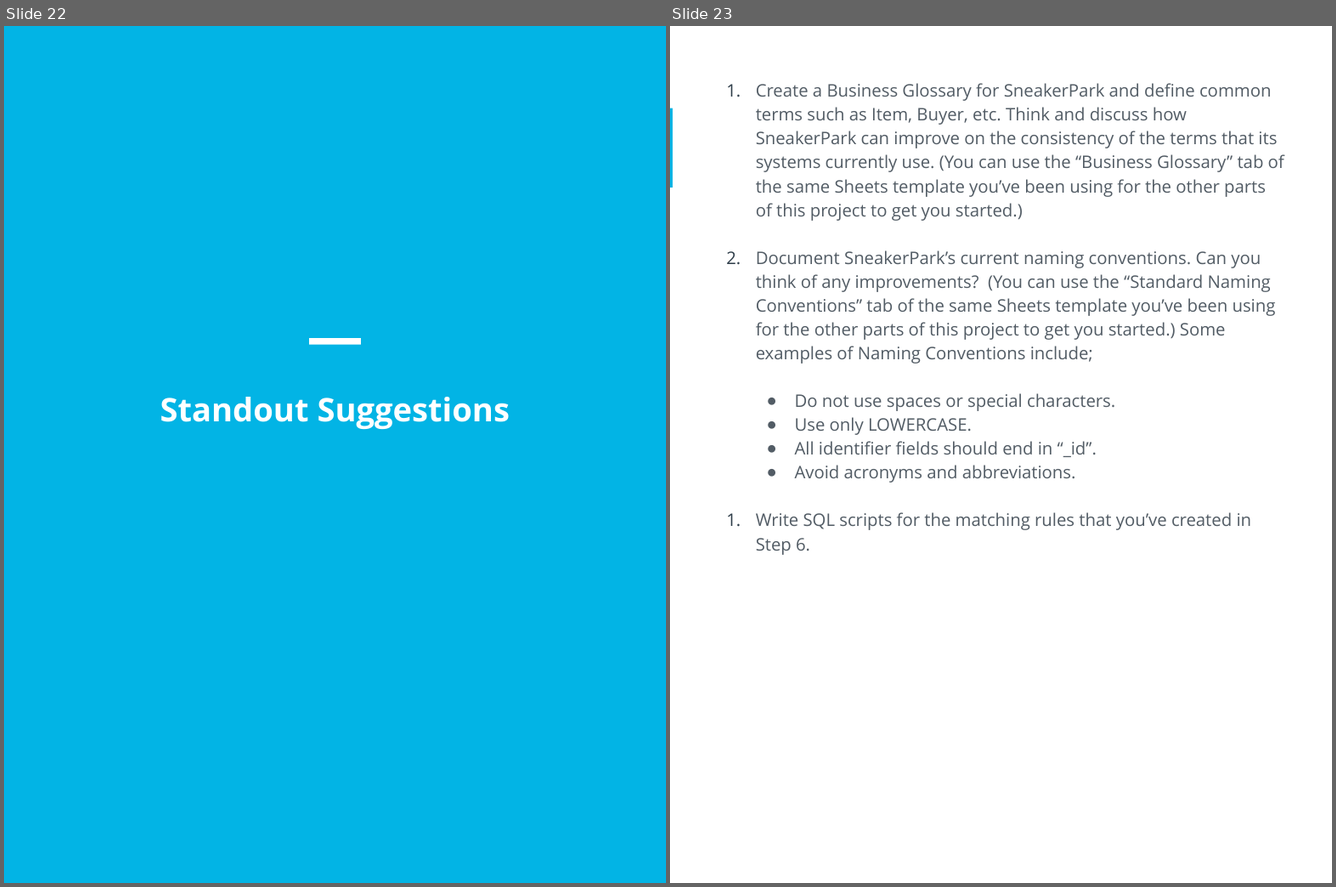
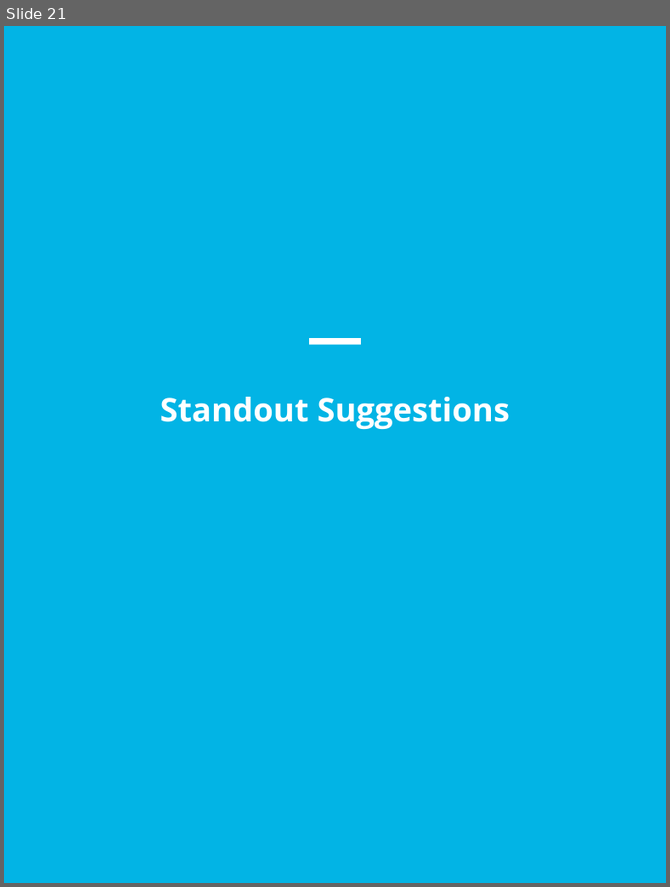
Before and after one commit to fuongcao/udacity-data-achitect, a slide deck: 4- Data Governance at SneakerPark/DataGovernanceAtSneakerPark.pptx. Shown side by side, each under a label of ours: slides 22 and 23 before the commit, slide 21 after it. The pictures are 1336x887 and 670x887 pixels, drawn with LibreOffice and Linux fonts; fonts in the diff are those of the drawing. Boxes give left, top, right and bottom in pixels: in the first picture for what was removed or moved away, otherwise in the second. Text is boxed around its words. In the diff, an @@ line names an element or a change of style, - is before the commit and + after.

```diff
--- a/4- Data Governance at SneakerPark/DataGovernanceAtSneakerPark.pptx
+++ b/4- Data Governance at SneakerPark/DataGovernanceAtSneakerPark.pptx
@@ slide 23 removed at [670, 26, 1332, 883], background #FFFFFF @@
@@ text removed at [756, 83, 1285, 555] @@
-1. Create a Business Glossary for SneakerPark and define common terms such as Item, Buyer, etc. Think and discuss how SneakerPark can improve on the consistency of the terms that its systems currently use. (You can use the “Business Glossary” tab of the same Sheets template you’ve been using for the other parts of this project to get you started.)
-2. Document SneakerPark’s current naming conventions. Can you think of any improvements? (You can use the “Standard Naming Conventions” tab of the same Sheets template you’ve been using for the other parts of this project to get you started.) Some examples of Naming Conventions include;
-● Do not use spaces or special characters.
-● Use only LOWERCASE.
-● All identifier fields should end in “_id”.
-● Avoid acronyms and abbreviations.
-1. Write SQL scripts for the matching rules that you’ve created in Step 6.
@@ rectangle removed at [670, 108, 673, 188] @@
@@ what was slide 22 is now slide 21 @@
```
Also in this commit, not shown: 7 slides changed, 4 slides added, 5 other slides removed, 1 other file.
